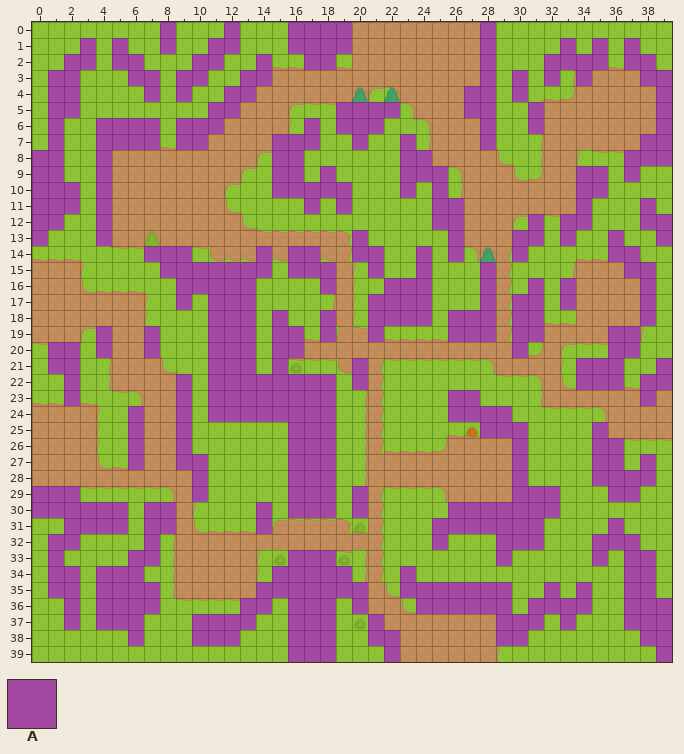
Tiled map (JSON) -- assets/maps/default.json. The picture above was drawn from the file before the commit.
Cells are 64x64 px. Shown: x 0..39, y 0..39.
Key: from "collision": A 0.
_ is an empty cell.
Layers that did not change in this view are not listed.
Layer "collision" before, first column x 0:
 0 ________A___A___AAAA________A___________
 1 ___A_A__A__AA___AAAA________A____A_A_A__
 2 __AA_AA___AA__A__AA_________A___AAAA_AA_
 3 _AA___AA_AA__AA_____________A_A_A_A___AA
 4 _AA____A_A__AA_____________AA_A________A
 5 _AA________AA______AAAA____AA__A_______A
 6 _A__AAAA_AAA_____A_AAA______A__A_______A
 7 _A__AAAA_AA____AAA__A__A____A_________AA
 8 AA__A__________AA______AA____________AAA
 9 AA__A__________AA_A____AAA________AA_A__
10 AAA_A__________AAAAA___A_A________AA____
11 AAA_A____________A_A_____AA_______A___A_
12 AA__A____________________AA____A_AA___AA
13 A___A_______________A_____A___AA_A__A__A
14 _______AAA____A_AA__AA__A_A___A_____AA__
15 ________AAAAAAA_AAA__A__A___A________AA_
16 _________AAAAA____A___AAA___A__A_A____A_
17 _________A_AAA_______AAAA___A_AA_A____A_
18 ___________AAA_A__A__AAAA_AAA_AA______A_
19 ____A__A___AAA_AA_A__A____AAA_AA____AA__
20 _AA_A__A___AAA_AA_____________A_____AA__
21 _AA________AAA_A____A_____________AAA__A
22 __A______A_AAAAAAAA_A_____________AAA_AA
23 __A______A_AAAAAAAA_______AA__________A_
24 ______A__A_AAAAAAAA_______AAAA__________
25 ______A__A______AAA_________AAA____A____
26 ______A__A______AAA___________A____AA___
27 ______A__AA_____AAA___________A____AA_A_
28 __________A_____AAA___________A____AAAA_
29 AAA_______A_____AAA_A_________AAA___AA__
30 AAAAAA_AA_____A_AAA_A_____AAAAAAA_______
31 __AAAA_AA_____A__________AAAAAAA____A___
32 _AA____A_________________A___AAA___AAA__
33 _A____AA________AAA__________A_____A_AA_
34 _AA_AAA________AAAAA___A_____________AA_
35 _AA_AAAA______AAAAAAA__AAAAAAA__A_A__AA_
36 __A_AAAA_____AA_AAA_A___AAAAAA_AAAA__AAA
37 __A_AAA___AAAA__AAA__A_______AAA_A___AAA
38 ______A___AAA___AAA__AA______AA_______AA
39 ________________AAA___A________________A
After:
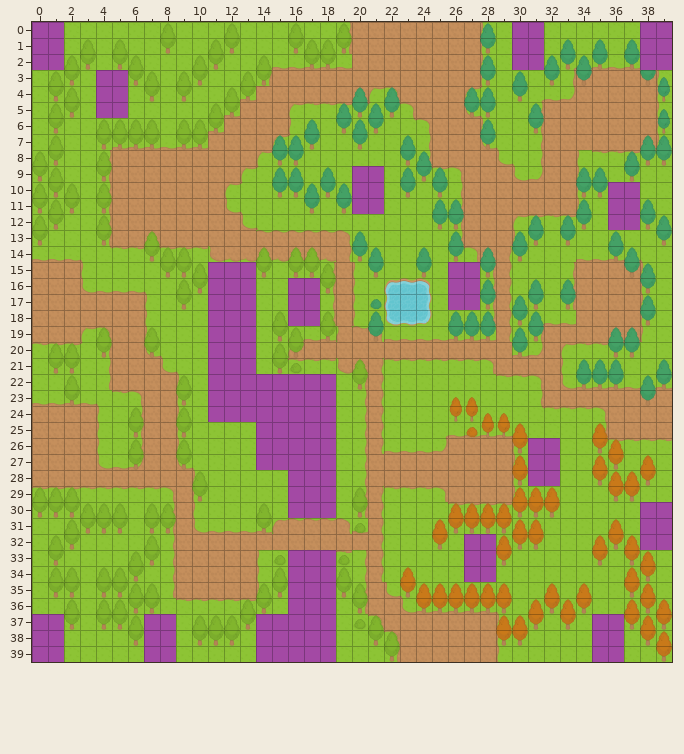
Tiles of an added or newly shown layer are drawn over the layers below it.
The edit:
Changed rows in their new state; . is an unchanged cell.
Layer "collision" (now hidden):
first column x 0:
 0 ........_..._...____........_...........
 1 ..._._.._..__...____........_...._._._..
 2 ..__.__...__.._..__........._...____._..
 3 .__...__.__..__............._._._._...__
 4 .__...._._..__.............__._........_
 5 .__........__......____....__.._......._
 6 ._..____.___....._.___......_.._......._
 7 ._..____.__....___.._.._...._.........__
 8 __.._..........__......__............___
 9 __.._..........__._....___........__._..
10 ___._.........._____..._._........__....
11 ___._............_._.....__......._..._.
12 __.._....................__...._.__...__
13 _..._..............._....._...__._.._.._
14 .......___...._.__..__.._._..._.....__..
15 ........___..._.___.._.._..._........__.
16 .........__......._...___..._.._._...._.
17 ........._...........____..._.__._...._.
18 ..............._.._..____.___.__......_.
19 ...._.._.......__._.._....___.__....__..
20 .__._.._.......__............._.....__..
21 .__............_...._.............___.._
22 .._......_.........._.............___.__
23 .._......_................__.........._.
24 ......_.._................____..........
25 ......_.._..................___...._....
26 ......_.._...................._....__...
27 ......_..__..................._....__._.
28 .........._..................._....____.
29 ___......._........._.........___...__..
30 ______.__....._....._....._______.......
31 ..____.__....._.........._______...._...
32 .__...._................._...___...___..
33 ._....__....................._....._.__.
34 .__.___........_..._..._.............__.
35 .__.____......__...__.._______.._._..__.
36 .._.____.....__....._...______.____..___
37 .._.___...____......._.......___._...___
38 ......_...___........__......__.......__
39 ......................_................_
Layer "spawns" (now shown):
first column x 0:
 0 AA............................AA......AA
 1 AA............................AA......AA
 2 AA............................AA.......A
 3 ....AA..................................
 4 ....AA..................................
 5 ....AA..................................
first column x 16:
 9 ....AA................
10 ....AA..............AA
11 ....AA..............AA
12 ....................AA
15 ..........AA..........
16 AA........AA..........
17 AA........AA..........
18 AA....................
first column x 0:
25 ..............AA........................
26 ..............AA...............AA.......
27 ..............AA...............AA.......
28 ...............................AA.......
30 ......................................AA
31 ......................................AA
32 ...........................AA.........AA
33 ...........................AA...........
34 ...........................AA...........
37 AA.....AA.....AA...................AA...
38 AA.....AA.....AA...................AA...
39 AA.....AA.....AA...................AA...
Pixel boxes of the changes (left, top, right, bottom) in both pictures:
changed: (32, 22, 672, 662)
